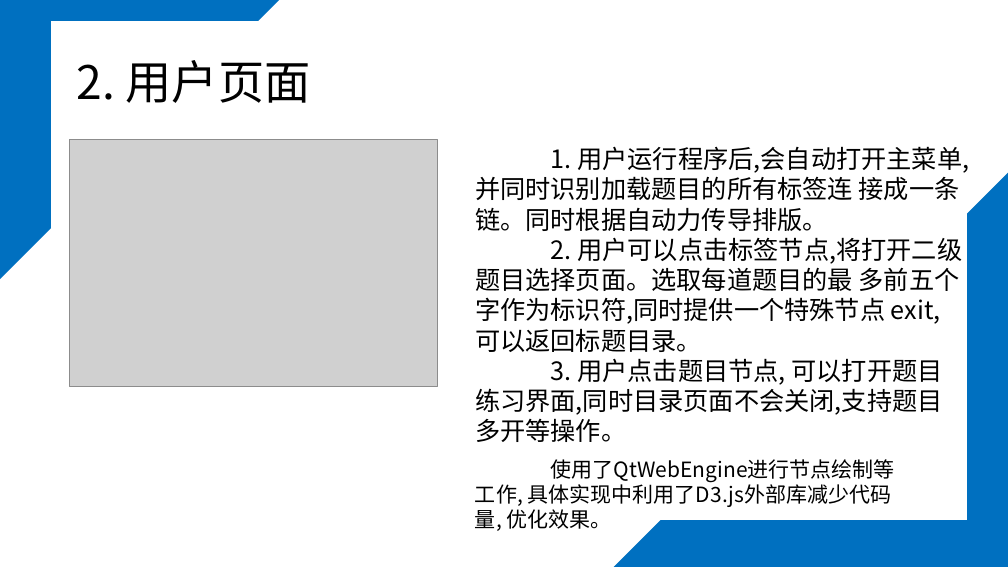
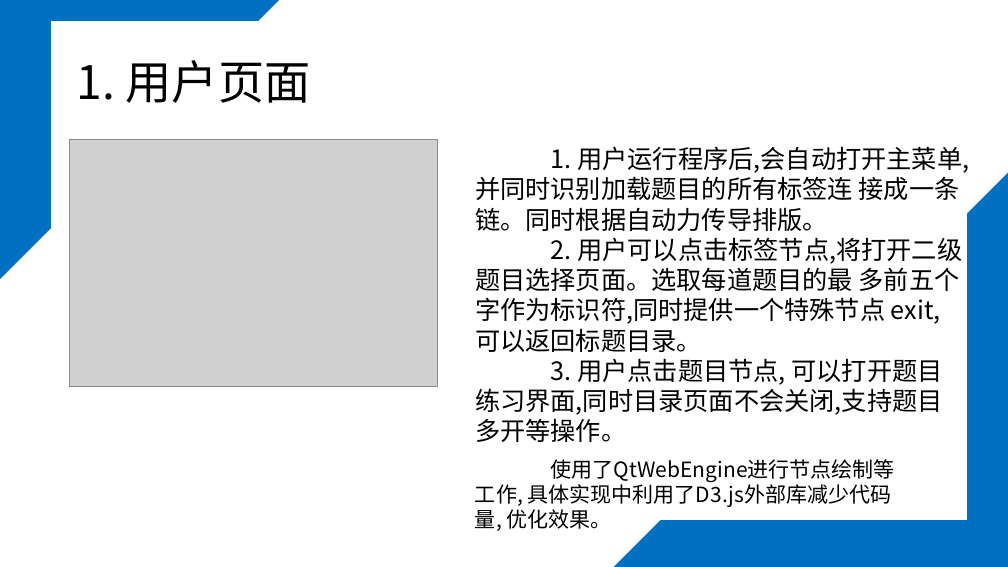
Before and after one commit to zhizhizhiwang/study_project-2024, a slide deck: slide 7 of 课题.pptx. Drawn at 1008x567 pixels with LibreOffice and Linux fonts; fonts in the diff are those of the drawing; grey boxes stand for pictures. Boxes give left, top, right and bottom in pixels: in the first picture for what was removed or moved away, otherwise in the second. Text is boxed around its words. In the diff, an @@ line names an element or a change of style, - is before the commit and + after.

```diff
--- a/课题.pptx
+++ b/课题.pptx
@@ title at [77,60,311,103]: text changed @@
-2. 用户页面
+1. 用户页面
```
Also in this commit, not shown: 8 other slides changed, 1 slide added, 3 slides removed.
